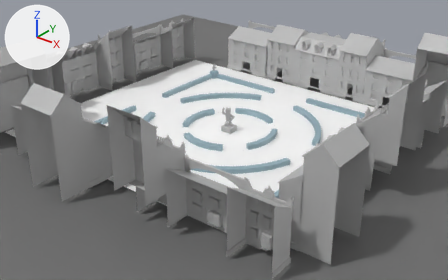
What one commit did to the FBX model Assets/Geometry/Park_002.fbx.
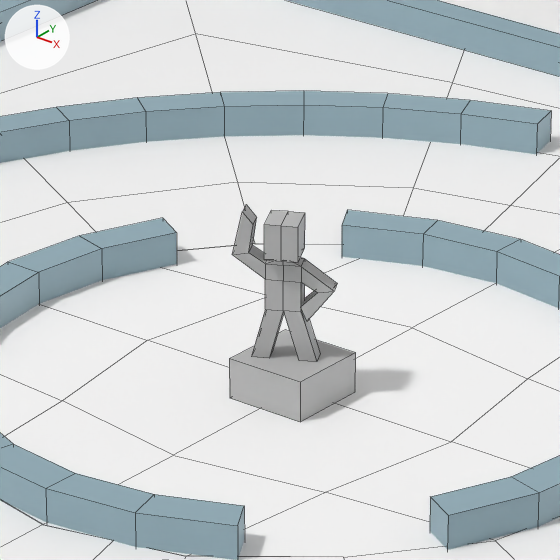
Each version is shown from a camera (50 mm lens) standing at (77.1, -98.4, 58.1) and looking at (0.5, -2.6, -1.3), then close up on the part from 43% to 59% of the width and 29% to 54% of the height. Lighting does not change. The marker at upper left points along +X, +Y and +Z. The close-ups show mesh edges as thin lines. Where no turn or scale is listed for an object, it has been applied to the vertices. Vertices at the same position are counted once.

In view in the first close-up: 'PArkObstacles', 'ParkCobbles', 'SculpurePiedestal', 'Statues', 'park_grass', 'streetCobbles'.
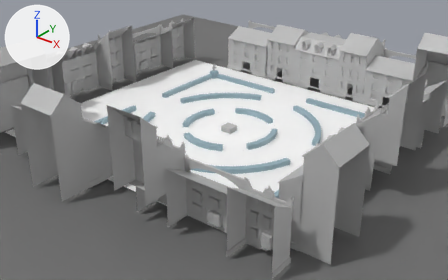
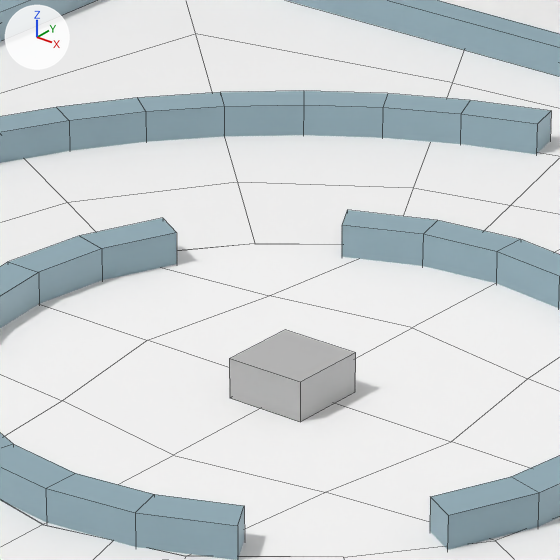
Commit message: medic statue added

Pixel boxes [x1, y1, x2, y2] of what changed, in the close-ups (560 x 560 px):
'Statues', reshaped (not visible afterwards): before [232, 205, 337, 362]

Diff of the bpy script that builds the scene:
```diff
--- a/Assets/Geometry/Park_002.fbx.py
+++ b/Assets/Geometry/Park_002.fbx.py
@@ me_mesh_006 @@
 me_mesh_006.from_pydata(...)  # 300 vertices, 290 faces; spans x -24.7..24.4, y -24.9..24.5, z 1.2..5.5
 # used by ob_statues; location = (0.0, 0.0, 0.0)
+# me_mesh_006 part 1: the loose piece of 60 vertices spanning x -1.4..1.3, y -1.3..0.5, z 1.2..5.5 is deleted
 me_mesh_006.materials.append(mat_lambert1)
```
